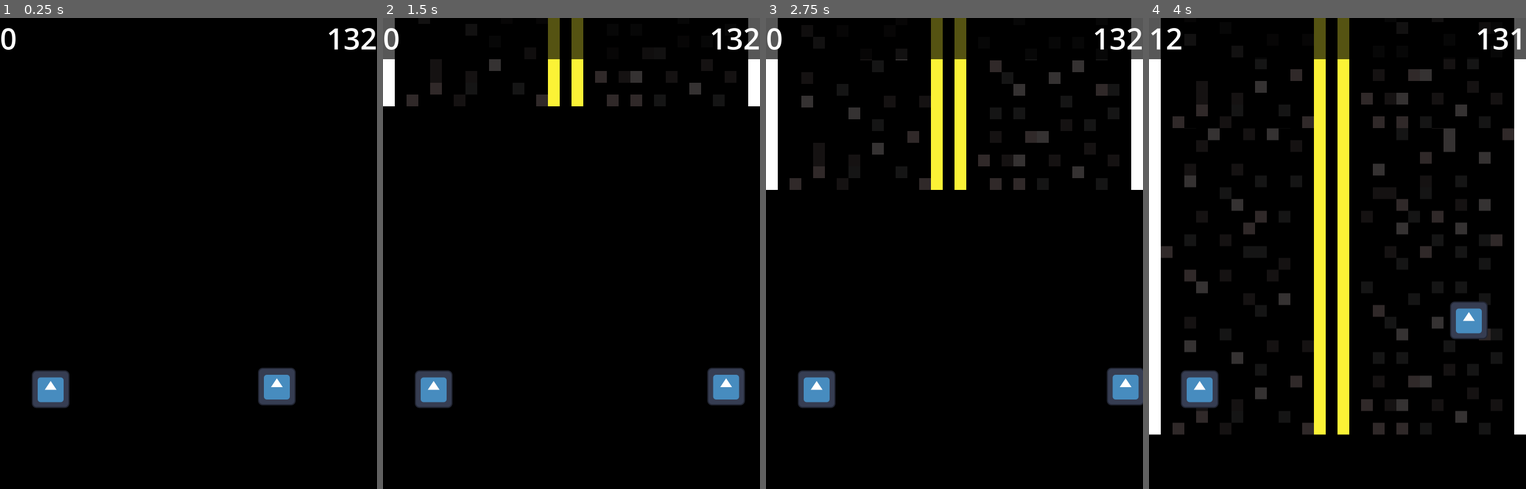
Above: before the commit, frames 1-4 (left to right).
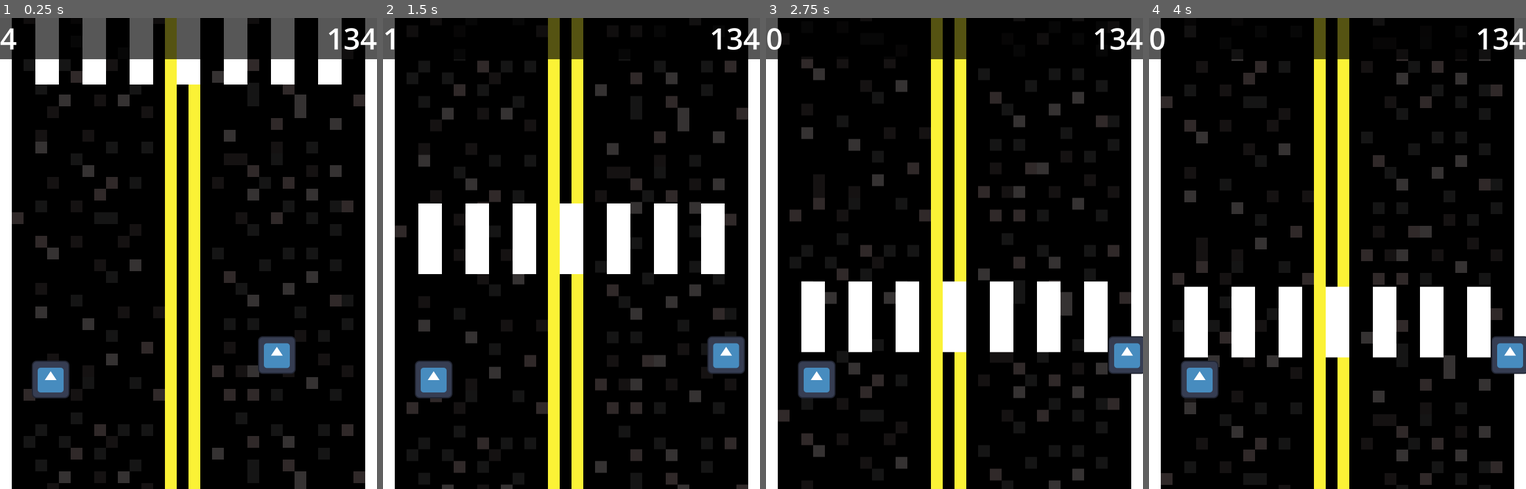
Above: after the commit, the same moments.

Repository: MathiasBenoni/urban-engine
Game: Godot game, scene res://scenes/main.tscn
The game is run twice, just before and just after one commit, with the same random seed, the same clock (stepped at 60 frames per second) and the same inputs. The engine's default icon, where the game draws it, is replaced by a stand-in: a white triangle on a blue panel in a dark square.
Inputs:
- Up to frame 1 (0.25 s): no input
- Up to frame 2 (1.5 s): hold D (right) 0.53-1.28 s; hold Space (brake) from 1.28 s (still down)
- Up to frame 3 (2.75 s): release Space (brake) at 2.03 s; hold D (right) from 2.03 s (still down)
- Up to frame 4 (4 s): release D (right) at 2.78 s; hold W (forward) 2.78-3.53 s; hold A (left) from 3.53 s (still down)

The runs differ from the first frame. In frame 1, 24% of the frame differs, in the area x 0-100%, y 0-100%; in frame 2, 23%; in frame 3, 21%; in frame 4, 17%.

Commit message:
Reworked the whole game, now uses one scrollig road tile, and the crosswalks 'fall' from the sky

Diff:
--- /dev/null
+++ b/scenes/intersection.tscn
@@ -0,0 +1,9 @@
+[gd_scene load_steps=2 format=3 uid="uid://bn00s0qpgtl54"]
+
+[ext_resource type="Texture2D" uid="uid://ci2mi2fisb26s" path="res://assets/intersection_no_road.png" id="1_nor1w"]
+
+[node name="Node2D" type="Node2D"]
+
+[node name="Sprite2D" type="Sprite2D" parent="."]
+scale = Vector2(40, 40)
+texture = ExtResource("1_nor1w")
--- a/scenes/main.tscn
+++ b/scenes/main.tscn
@@ -1,14 +1,23 @@
-[gd_scene load_steps=5 format=3 uid="uid://dt7tmqrk6vt"]
+[gd_scene load_steps=7 format=3 uid="uid://dt7tmqrk6vt"]
 
 [ext_resource type="Script" uid="uid://bfr0ac0m4h11" path="res://scripts/main.gd" id="1_jyhfs"]
+[ext_resource type="Texture2D" uid="uid://der76pwku47gf" path="res://assets/road-temp.png" id="2_jyhfs"]
 [ext_resource type="PackedScene" uid="uid://bs2hucd20aekb" path="res://scenes/car.tscn" id="2_sugp2"]
 [ext_resource type="PackedScene" uid="uid://cbcw40y62pg6x" path="res://scenes/player.tscn" id="3_jyhfs"]
 
 [sub_resource type="RectangleShape2D" id="RectangleShape2D_sugp2"]
 size = Vector2(132, 1710)
 
+[sub_resource type="RectangleShape2D" id="RectangleShape2D_jyhfs"]
+size = Vector2(1551, 189.5)
+
 [node name="main" type="Node2D"]
 script = ExtResource("1_jyhfs")
+
+[node name="Sprite2D" type="Sprite2D" parent="."]
+texture_repeat = 2
+scale = Vector2(40, 40)
+texture = ExtResource("2_jyhfs")
 
 [node name="background" type="CanvasLayer" parent="."]
 layer = -1
@@ -24,13 +33,12 @@
 color = Color(0, 0, 0, 1)
 
 [node name="car" parent="." instance=ExtResource("2_sugp2")]
-position = Vector2(-468, 2061)
+position = Vector2(-468, 428)
 
 [node name="player" parent="." instance=ExtResource("3_jyhfs")]
-position = Vector2(300, 2052)
+position = Vector2(300, 345)
 
 [node name="Camera2D" type="Camera2D" parent="."]
-position = Vector2(0, 1600)
 
 [node name="viewport" type="CanvasLayer" parent="."]
 
@@ -78,11 +86,21 @@
 [node name="barriers" type="StaticBody2D" parent="."]
 
 [node name="CollisionShape2D" type="CollisionShape2D" parent="barriers"]
-position = Vector2(-702, 1610)
+position = Vector2(-702, 27)
 shape = SubResource("RectangleShape2D_sugp2")
 
 [node name="CollisionShape2D2" type="CollisionShape2D" parent="barriers"]
-position = Vector2(709, 1627)
+position = Vector2(714, 39)
 shape = SubResource("RectangleShape2D_sugp2")
 
+[node name="CollisionShape2D3" type="CollisionShape2D" parent="barriers"]
+position = Vector2(-21, 908)
+shape = SubResource("RectangleShape2D_jyhfs")
+
+[node name="CollisionShape2D4" type="CollisionShape2D" parent="barriers"]
+position = Vector2(28, -911)
+shape = SubResource("RectangleShape2D_jyhfs")
+
+[node name="intersections" type="Node2D" parent="."]
+
 [connection signal="timeout" from="trafficlight" to="." method="_on_trafficlight_timeout"]
--- a/scenes/road.tscn
+++ b/scenes/road.tscn
@@ -11,8 +11,9 @@
 scale = Vector2(40, 40)
 script = ExtResource("1_my2y2")
 
-[node name="sprite" type="AnimatedSprite2D" parent="."]
+[node name="AnimatedSprite2D" type="AnimatedSprite2D" parent="."]
 sprite_frames = ExtResource("2_fy6l0")
+animation = &"intersection"
 
 [node name="trafficlights" type="Node2D" parent="."]
 z_index = 10
--- a/scripts/main.gd
+++ b/scripts/main.gd
@@ -1,182 +1,201 @@
 extends Node2D
+
+# Movement
 var brake = false
 var accel := 500.0
 var max_speed := 10000.0
 var brake_force := 1000.0
-@onready var screen_size = get_viewport().get_visible_rect().size
-var road_list = []
-var roads_made := 0
-var meters_until_stop = 2
-var pattern_lenght = 200
-var safe = false
-var n := false
-var goal
-@onready var all_lights = get_tree().get_nodes_in_group("traffic_lights")
+
+# Road scrolling
+var scroll_offset := 0.0
+var tile_height := 230.0
+
+# Intersection management
+var intersections = []  # Array of intersection nodes
+var next_intersection_spawn := 0.0  # Y position to spawn next intersection
+var min_gap := 25  # Minimum tiles between intersections
+
+# Game state
+var goal := 0
+var distance_traveled := 0
+var safe := false
+var has_passed := false
+var was_at_intersection := false
+var current_intersection = null  # Track which intersection we stopped for
+
 @onready var meters = $viewport/HBoxContainer/meters
 @onready var total = $viewport/HBoxContainer2/total
-
-func generate_pattern(length) -> Array:
-	var temp_pattern = []
-	var min_zeros_between_ones = 25  # Variable for spacing requirement
-	var zeros_since_last_one = min_zeros_between_ones  # Start ready to place a 1
-
-	for i in range(length):
-		# Force 0s for the first 3 positions
-		if i < 3:
-			temp_pattern.append(0)
-			zeros_since_last_one += 1
-		elif zeros_since_last_one >= min_zeros_between_ones:
-			# Randomly decide to place a 1 (30% chance)
-			if randf() > 0.7:
-				temp_pattern.append(1)
-				zeros_since_last_one = 0
-			else:
-				temp_pattern.append(0)
-				zeros_since_last_one += 1
-		else:
-			# Must place a 0
-			temp_pattern.append(0)
-			zeros_since_last_one += 1
-
-	# Ensure the last element is a 1
-	if temp_pattern.size() > 0 and temp_pattern[-1] != 1:
-		temp_pattern[-1] = 1
-
-	print(temp_pattern)
-	return temp_pattern
-
-
-var pattern = generate_pattern(100)
-
-func make_road():
-	var road_scene = preload("res://scenes/road.tscn")
-	var road = road_scene.instantiate()
-	road.position.x = 0
-	road.position.y = -230
-	road_list.append(road)
-
-	if roads_made < pattern.size() and pattern[roads_made] == 1:
-		road.get_node("sprite").play("intersection")
-		road.get_node("trafficlights_2").visible = true
-
-	elif roads_made >= pattern.size():
-		pattern = generate_pattern(pattern_lenght)
-		roads_made = 0
-	else:
-		road.get_node("sprite").play("default")
-		road.get_node("trafficlights_2").visible = false
-
-	if roads_made + 1 < pattern.size() and pattern[roads_made + 1] == 1:
-		road.get_node("trafficlights").visible = true
-	else:
-		road.get_node("trafficlights").visible = false
-
-	roads_made += 1
-	road.name = "road" + str(meters_until_stop)
-	$roads.add_child(road)
-
-	if all_lights.size() > 0: # Check if list accually contains something
-		for i in range(4): # Loop trough the lights
-			all_lights[i].play("red")
-
-
-
-var distance_traveled = 1
-
-func update_meters():
-	var count = 0
-	var index = roads_made - 2 # Offset for moved camera
-
-	if index >= pattern.size() - 5:  # Generate new pattern 5 roads early
-		pattern = generate_pattern(pattern_lenght)
-		roads_made = 0
-		index = roads_made - 2
-
-	while index < pattern.size():
-
-		if pattern[index] == 1:
-			break
-		count += 1
-		index += 1
-	meters.text = str(count)
-	distance_traveled += 1
-	total.text = str(goal - distance_traveled)
-
-	meters_until_stop = count
-
-	if distance_traveled == goal:
-		print("DONE")
+@onready var player = $player  # Reference to your player node
+@onready var road_sprite = $Sprite2D  # Sprite2D for the road
 
 func _ready() -> void:
 	goal = randi_range(100, 200)
-	make_road()
-	update_meters()
-
-var has_passed = false
-var toggle = false
-var previous_meters = -1
+
+	# Setup the road sprite for region scrolling
+	if road_sprite and road_sprite.texture:
+		road_sprite.region_enabled = true
+		var texture_height = road_sprite.texture.get_height()
+		var texture_width = road_sprite.texture.get_width()
+		# Make region tall enough to cover the screen with repeating texture
+		road_sprite.region_rect = Rect2(0, 0, texture_width, texture_height * 10)
+
+	# Pre-spawn intersections
+	next_intersection_spawn = -tile_height * randf_range(3, 8)  # First one a few tiles up
+	for i in range(5):  # Spawn 5 intersections in advance
+		spawn_intersection()
+
+	update_ui()
+
+func spawn_intersection():
+	var intersection_scene = preload("res://scenes/intersection.tscn")
+	var intersection = intersection_scene.instantiate()
+
+	intersection.position.x = 0
+	intersection.position.y = next_intersection_spawn
+
+	intersections.append(intersection)
+	$intersections.add_child(intersection)
+
+	# Schedule next intersection spawn position
+	next_intersection_spawn -= tile_height * randf_range(min_gap, min_gap * 1.5)
 
 func _process(delta: float) -> void:
-
-
-	# Check for if you have stopped
-	if meters_until_stop != 0 and previous_meters == 0:
-		# Just transitioned away from the stop line
-		if has_passed and safe == true:
-			print("PASS")
-			has_passed = false
-			toggle = false
-			safe = false
-		else:
-			game_over()
-			toggle = true
-	elif meters_until_stop == 0 and Globals.main_speed == 0 and not has_passed:
-		# Stopped at the line
-		has_passed = true
-		toggle = true
-		print("Stopped")
-		$trafficlight.start()
-
-	previous_meters = meters_until_stop
-
-
-	# Spawn new road when the last one reaches the threshold
-	if road_list[-1].position.y >= 800:
-		make_road()
-		update_meters()
-	while road_list.size() > 0 and road_list[0].position.y >= 4000:
-
-		var old_road = road_list.pop_front()
-		old_road.queue_free()
-
-
-
-	if brake == true:
-
+	# Handle braking/acceleration
+	if Input.is_action_pressed("brake") or brake:
 		if Globals.main_speed >= 0:
 			Globals.main_speed -= brake_force * delta
 			if Globals.main_speed < 0:
 				Globals.main_speed = 0
 	else:
 		var speed_ratio = Globals.main_speed / max_speed
-		var acceleration_factor = 1.0 - (speed_ratio * speed_ratio)  # Exponential falloff
+		var acceleration_factor = 1.0 - (speed_ratio * speed_ratio)
 		Globals.main_speed += accel * acceleration_factor * delta
-
 		if Globals.main_speed > max_speed:
 			Globals.main_speed = max_speed
 
-	if Input.is_action_pressed("brake"):
-
-		brake = true
-
-	else:
-		brake = false
+	var movement = Globals.main_speed * delta
+
+	# Scroll the road sprite by changing region offset (at half speed)
+	scroll_offset += movement * 0.3
+	if road_sprite and road_sprite.texture:
+		var texture_height = road_sprite.texture.get_height()
+		var region = road_sprite.region_rect
+		# Scroll in the opposite direction (subtract instead of add)
+		region.position.y = fmod(-scroll_offset, texture_height)
+		if region.position.y < 0:
+			region.position.y += texture_height
+		road_sprite.region_rect = region
+
+	# Move intersections
+	for intersection in intersections:
+		intersection.position.y += movement
+
+	# Check intersection logic
+	check_intersection_collision()
+
+	# Cleanup old intersections and spawn new ones
+	var i = 0
+	while i < intersections.size():
+		if intersections[i].position.y > 4000:
+			intersections[i].queue_free()
+			intersections.remove_at(i)
+		else:
+			i += 1
+
+	# Spawn more intersections if needed
+	while intersections.size() < 5:
+		spawn_intersection()
+
+	# Update UI
+	distance_traveled += movement / tile_height
+	update_ui()
+
+	brake = Input.is_action_pressed("brake")
+
+	if distance_traveled >= goal:
+		print("DONE")
+
+func get_distance_to_next_intersection() -> float:
+	var closest_distance = -99999.0  # Start with very negative number
+
+	for intersection in intersections:
+		var dist = intersection.global_position.y - player.global_position.y
+		# Look for intersections ABOVE the player (negative distance, but closest to 0)
+		if dist < 0 and dist > closest_distance:
+			closest_distance = dist
+
+	if closest_distance == -99999.0:
+		return 0.0  # Return 0 if no intersection found
+
+	return abs(closest_distance) / tile_height  # Return positive distance for display
+
+func get_next_intersection():
+	var closest_intersection = null
+	var closest_distance = -99999.0
+
+	for intersection in intersections:
+		var dist = intersection.global_position.y - player.global_position.y
+		# Look for intersections ABOVE the player (negative distance, closest to 0)
+		if dist < 0 and dist > closest_distance:
+			closest_distance = dist
+			closest_intersection = intersection
+
+	return closest_intersection
+
+func check_intersection_collision():
+	var next_inter = get_next_intersection()
+
+	if next_inter == null:
+		return
+
+	# If this is a new intersection, reset has_passed
+	if current_intersection != next_inter:
+		has_passed = false
+		safe = false  # Reset safe flag for new intersection
+		current_intersection = next_inter
+
+	var distance = next_inter.global_position.y - player.global_position.y
+	# distance is NEGATIVE because intersection is ABOVE player
+
+	# Stopping zone: 0.5-3 tiles before (above) the intersection
+	var in_stopping_zone = distance < -tile_height * 0.5 and distance > -tile_height * 3.0
+	# Danger zone: at or past the intersection (within 0.5 tiles above)
+	var in_danger_zone = distance >= -tile_height * 0.5
+
+	# Check if player stops in the stopping zone (and remember it)
+	if in_stopping_zone and Globals.main_speed < 10 and not has_passed:
+		has_passed = true
+		print("Stopped correctly at distance: " + str(abs(distance) / tile_height) + " tiles")
+		$trafficlight.start()
+
+	# If we enter the danger zone
+	if in_danger_zone:
+		if not has_passed:
+			# Never stopped - FAIL
+			print("Ran intersection! Distance: " + str(abs(distance) / tile_height) + " tiles")
+			game_over()
+			return
+		elif has_passed and not safe:
+			# Stopped but light hasn't turned green yet - FAIL
+			print("Left before green light!")
+			game_over()
+			return
+
+	# If we've passed the intersection completely (1 tile behind/below)
+	if distance > tile_height * 1.0 and has_passed and safe:
+		print("PASS - Made it through!")
+		has_passed = false
+		safe = false
+		current_intersection = null  # Clear current intersection
+
+func update_ui():
+	var dist = get_distance_to_next_intersection()
+	meters.text = str(max(0, int(dist)))
+	total.text = str(max(0, int(goal - distance_traveled)))
 
 func game_over():
-	if n == true:
-		print("GAME OVER")
-	else:
-		n = true
+	print("GAME OVER")
+	get_tree().paused = true
 
 func _on_trafficlight_timeout() -> void:
 	print("NOW")
--- a/scripts/road.gd
+++ b/scripts/road.gd
@@ -3,8 +3,10 @@
 var brake := false
 var random
 
+
+
 func _ready() -> void:
-	if $sprite.animation == "default":
+	if $AnimatedSprite2D.animation == "default":
 		$Area2d/line.disabled = true
 	else:
 		$Area2d/line.disabled = false
@@ -14,12 +16,6 @@
 
 	position.y += Globals.main_speed * delta
 
-	#if $sprite.animation == "intersection":
-		#$trafficlights.visible = true
-		#
-	#else:
-		#$trafficlights.visible = false
-
 	if Input.is_action_pressed("brake"):
 		brake = true
 	else:
Binary file added: assets/intersection_no_road.aseprite
Binary file added: assets/intersection_no_road.png
Not shown, added: assets/intersection_no_road.png.import
